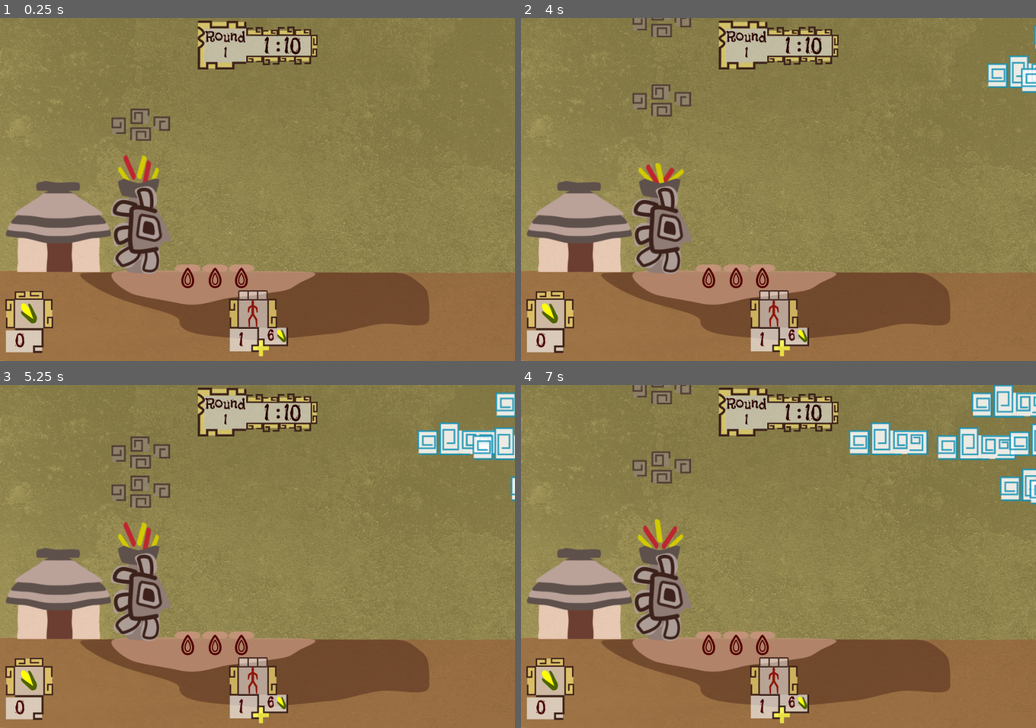
Above: before the commit, frames 1-4 (two rows, left to right).
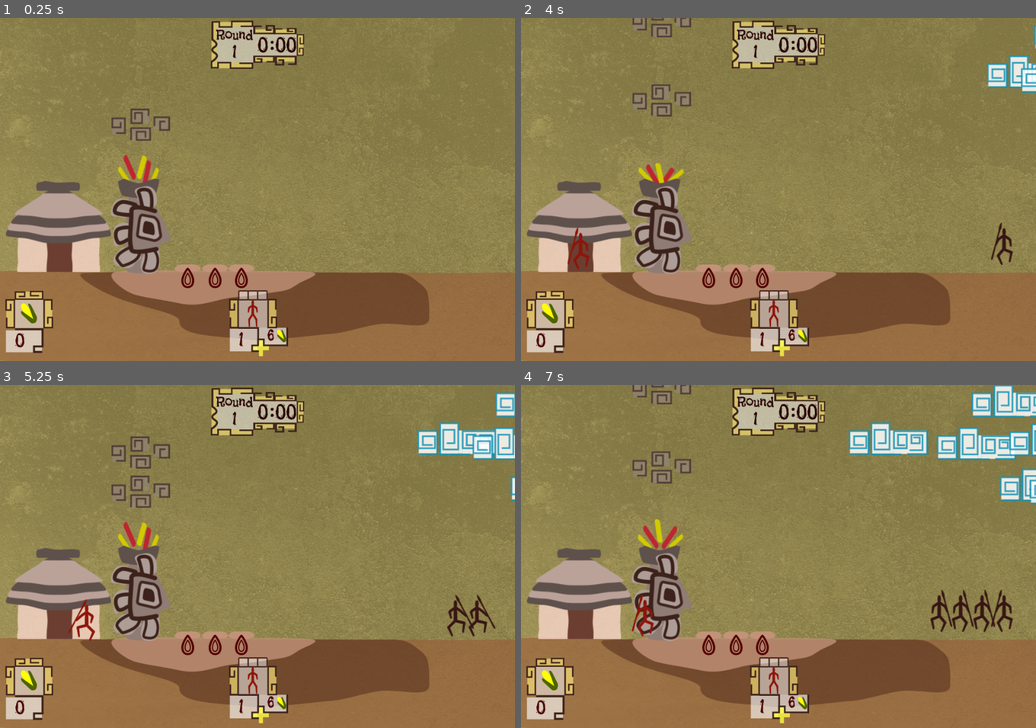
Above: after the commit, the same moments.

Repository: solivo/popol
Game: Godot game, scene res://main/Main.tscn
The game is run twice, just before and just after one commit, with the same random seed, the same clock (stepped at 60 frames per second) and the same inputs.
Inputs (mouse positions are in pixels of both pictures, inside the frame that each line leads up to):
- Up to frame 1 (0.25 s): no input
- Up to frame 2 (4 s): move the mouse to (891, 172) at 0.52 s; press the mouse at (891, 172) at 0.53 s; move the mouse to (675, 206) at 1.27 s; release the mouse at (675, 206) at 1.28 s; click (675, 206) at 1.35 s; move the mouse to (830, 114) at 2.02 s; press the mouse at (830, 114) at 2.03 s; move the mouse to (752, 258) at 2.77 s; release the mouse at (752, 258) at 2.78 s; click (752, 258) at 2.85 s; move the mouse to (933, 240) at 3.52 s; press the mouse at (933, 240) at 3.53 s
- Up to frame 3 (5.25 s): move the mouse to (103, 505) at 4.27 s; release the mouse at (103, 505) at 4.28 s; click (103, 505) at 4.35 s; move the mouse to (283, 556) at 5.02 s; press the mouse at (283, 556) at 5.03 s
- Up to frame 4 (7 s): move the mouse to (701, 470) at 5.77 s; release the mouse at (701, 470) at 5.78 s; click (701, 470) at 5.85 s; move the mouse to (891, 539) at 6.52 s; press the mouse at (891, 539) at 6.53 s

The runs differ from the first frame. In frame 1, 1.9% of the frame differs, in the area x 38-62%, y 0-16%; in frame 2, 2.2%; in frame 3, 2.4%; in frame 4, 2.8%, in the area x 21-96%, y 0-74%.

Commit message:
Round counter and battle code created

Diff:
--- a/main/Main.tscn
+++ b/main/Main.tscn
@@ -1,20 +1,24 @@
-[gd_scene load_steps=13 format=2]
+[gd_scene load_steps=14 format=2]
 
 [ext_resource path="res://world/World.tscn" type="PackedScene" id=1]
 [ext_resource path="res://scenes/gui/GUI.gd" type="Script" id=2]
-[ext_resource path="res://scenes/gui/assets/units_panel/units_panel.png" type="Texture" id=3]
-[ext_resource path="res://scenes/gui/assets/units_panel/progress_bar_empty.png" type="Texture" id=4]
-[ext_resource path="res://scenes/gui/assets/units_panel/progress_bar_inner.png" type="Texture" id=5]
-[ext_resource path="res://scenes/gui/assets/fonts/font_panel.tres" type="DynamicFont" id=6]
-[ext_resource path="res://scenes/gui/assets/fonts/font_cost_panel.tres" type="DynamicFont" id=7]
-[ext_resource path="res://scenes/gui/assets/corn_amount_panel/corn_amount_panel.png" type="Texture" id=8]
-[ext_resource path="res://scenes/gui/assets/round_panel/round_panel.png" type="Texture" id=9]
-[ext_resource path="res://scenes/gui/assets/fonts/Flavors-Regular.ttf" type="DynamicFontData" id=10]
-[ext_resource path="res://scenes/gui/assets/fonts/timer_round_font.tres" type="DynamicFont" id=11]
+[ext_resource path="res://scenes/gui/assets/round_panel/round_panel.png" type="Texture" id=3]
+[ext_resource path="res://scenes/gui/assets/fonts/Flavors-Regular.ttf" type="DynamicFontData" id=4]
+[ext_resource path="res://scenes/gui/assets/fonts/timer_round_font.tres" type="DynamicFont" id=5]
+[ext_resource path="res://scenes/gui/assets/units_panel/units_panel.png" type="Texture" id=6]
+[ext_resource path="res://scenes/gui/assets/units_panel/progress_bar_empty.png" type="Texture" id=7]
+[ext_resource path="res://scenes/gui/assets/units_panel/progress_bar_inner.png" type="Texture" id=8]
+[ext_resource path="res://scenes/gui/assets/fonts/font_panel.tres" type="DynamicFont" id=9]
+[ext_resource path="res://scenes/gui/assets/fonts/font_cost_panel.tres" type="DynamicFont" id=10]
+[ext_resource path="res://scenes/gui/assets/corn_amount_panel/corn_amount_panel.png" type="Texture" id=11]
 
 [sub_resource type="DynamicFont" id=1]
-size = 28
-font_data = ExtResource( 10 )
+size = 26
+font_data = ExtResource( 4 )
+
+[sub_resource type="DynamicFont" id=2]
+size = 35
+font_data = ExtResource( 4 )
 
 [node name="Node" type="Node"]
 
@@ -25,6 +29,99 @@
 anchor_right = 1.0
 anchor_bottom = 1.0
 script = ExtResource( 2 )
+
+[node name="RoundPanelContainer" type="MarginContainer" parent="GUI"]
+anchor_left = 0.5
+anchor_right = 0.5
+margin_left = -87.0
+margin_right = 87.0
+margin_bottom = 99.0
+custom_constants/margin_top = 5
+
+[node name="RoundPanel" type="TextureRect" parent="GUI/RoundPanelContainer"]
+margin_top = 5.0
+margin_right = 174.0
+margin_bottom = 99.0
+texture = ExtResource( 3 )
+
+[node name="RoundTitleLabel" type="Label" parent="GUI/RoundPanelContainer/RoundPanel"]
+anchor_top = 0.5
+anchor_bottom = 0.5
+margin_left = 7.50952
+margin_top = -38.0107
+margin_right = 82.5095
+margin_bottom = -1.01069
+custom_fonts/font = SubResource( 1 )
+custom_colors/font_color = Color( 0.156863, 0.00784314, 0.00784314, 1 )
+custom_constants/line_spacing = -9
+text = "Round"
+align = 1
+valign = 1
+
+[node name="RoundCountLabel" type="Label" parent="GUI/RoundPanelContainer/RoundPanel"]
+anchor_top = 0.5
+anchor_bottom = 0.5
+margin_left = 37.0064
+margin_top = -12.0
+margin_right = 51.0064
+margin_bottom = 27.0
+custom_fonts/font = SubResource( 2 )
+custom_colors/font_color = Color( 0.156863, 0.00784314, 0.00784314, 1 )
+custom_constants/line_spacing = -9
+text = "1"
+align = 1
+valign = 1
+
+[node name="SecondsLabel" type="Label" parent="GUI/RoundPanelContainer/RoundPanel"]
+anchor_top = 0.5
+anchor_bottom = 0.5
+margin_left = 103.0
+margin_top = -38.0107
+margin_right = 178.0
+margin_bottom = 34.4893
+custom_fonts/font = ExtResource( 5 )
+custom_colors/font_color = Color( 0.156863, 0.00784314, 0.00784314, 1 )
+custom_constants/line_spacing = -9
+text = "00"
+align = 1
+valign = 1
+
+[node name="MinutesLabel" type="Label" parent="GUI/RoundPanelContainer/RoundPanel"]
+anchor_top = 0.5
+anchor_bottom = 0.5
+margin_left = 60.0
+margin_top = -38.0107
+margin_right = 135.0
+margin_bottom = 34.4893
+custom_fonts/font = ExtResource( 5 )
+custom_colors/font_color = Color( 0.156863, 0.00784314, 0.00784314, 1 )
+custom_constants/line_spacing = -9
+text = "0"
+align = 1
+valign = 1
+
+[node name="SeparatorLabel" type="Label" parent="GUI/RoundPanelContainer/RoundPanel"]
+anchor_top = 0.5
+anchor_bottom = 0.5
+margin_left = 77.3438
+margin_top = -43.2294
+margin_right = 152.344
+margin_bottom = 29.2706
+custom_fonts/font = ExtResource( 5 )
+custom_colors/font_color = Color( 0.156863, 0.00784314, 0.00784314, 1 )
+custom_constants/line_spacing = -9
+text = ":"
+align = 1
+valign = 1
+
+[node name="CloudsController" type="Control" parent="GUI"]
+editor/display_folded = true
+anchor_right = 1.0
+anchor_bottom = 1.0
+margin_left = -0.540344
+margin_top = 0.540359
+margin_right = -0.540344
+margin_bottom = 0.540344
 
 [node name="MainPanel" type="HBoxContainer" parent="GUI"]
 editor/display_folded = true
@@ -40,13 +137,14 @@
 custom_constants/separation = 36
 
 [node name="MarginContainer" type="MarginContainer" parent="GUI/MainPanel"]
+editor/display_folded = true
 margin_right = 110.0
 margin_bottom = 116.0
 
 [node name="UnitsPanel" type="TextureRect" parent="GUI/MainPanel/MarginContainer"]
 margin_right = 110.0
 margin_bottom = 116.0
-texture = ExtResource( 3 )
+texture = ExtResource( 6 )
 
 [node name="TextureProgress" type="TextureProgress" parent="GUI/MainPanel/MarginContainer/UnitsPanel"]
 anchor_left = 0.5
@@ -111,109 +209,19 @@
 margin_top = -64.015
 margin_right = 44.2909
 margin_bottom = -15.015
-custom_fonts/font = ExtResource( 6 )
+custom_fonts/font = ExtResource( 9 )
 custom_colors/font_color = Color( 0.278431, 0.0156863, 0.0156863, 1 )
 text = "0"
 align = 1
-
-[node name="RoundPanelContainer" type="MarginContainer" parent="GUI"]
-anchor_left = 0.5
-anchor_right = 0.5
-margin_left = -112.0
-margin_right = 112.0
-margin_bottom = 99.0
-custom_constants/margin_top = 5
-
-[node name="RoundPanel" type="TextureRect" parent="GUI/RoundPanelContainer"]
-margin_top = 5.0
-margin_right = 224.0
-margin_bottom = 99.0
-texture = ExtResource( 9 )
-
-[node name="RoundTitleLabel" type="Label" parent="GUI/RoundPanelContainer/RoundPanel"]
-anchor_top = 0.5
-anchor_bottom = 0.5
-margin_left = 15.2886
-margin_top = -52.4652
-margin_right = 90.2886
-margin_bottom = 20.0348
-custom_fonts/font = SubResource( 1 )
-custom_colors/font_color = Color( 0.156863, 0.00784314, 0.00784314, 1 )
-custom_constants/line_spacing = -9
-text = "Round"
-align = 1
-valign = 1
-
-[node name="RoundCountLabel" type="Label" parent="GUI/RoundPanelContainer/RoundPanel"]
-anchor_top = 0.5
-anchor_bottom = 0.5
-margin_left = 14.8254
-margin_top = -22.8145
-margin_right = 89.8254
-margin_bottom = 49.6855
-custom_fonts/font = SubResource( 1 )
-custom_colors/font_color = Color( 0.156863, 0.00784314, 0.00784314, 1 )
-custom_constants/line_spacing = -9
-text = "1"
-align = 1
-valign = 1
-
-[node name="SecondsLabel" type="Label" parent="GUI/RoundPanelContainer/RoundPanel"]
-anchor_top = 0.5
-anchor_bottom = 0.5
-margin_left = 139.844
-margin_top = -36.7813
-margin_right = 214.844
-margin_bottom = 35.7187
-custom_fonts/font = ExtResource( 11 )
-custom_colors/font_color = Color( 0.156863, 0.00784314, 0.00784314, 1 )
-custom_constants/line_spacing = -9
-text = "10"
-align = 1
-valign = 1
-
-[node name="MinutesLabel" type="Label" parent="GUI/RoundPanelContainer/RoundPanel"]
-anchor_top = 0.5
-anchor_bottom = 0.5
-margin_left = 92.0
-margin_top = -36.7813
-margin_right = 167.0
-margin_bottom = 35.7187
-custom_fonts/font = ExtResource( 11 )
-custom_colors/font_color = Color( 0.156863, 0.00784314, 0.00784314, 1 )
-custom_constants/line_spacing = -9
-text = "1"
-align = 1
-valign = 1
-
-[node name="SeparatorLabel" type="Label" parent="GUI/RoundPanelContainer/RoundPanel"]
-anchor_top = 0.5
-anchor_bottom = 0.5
-margin_left = 113.851
-margin_top = -42.0
-margin_right = 188.851
-margin_bottom = 30.5
-custom_fonts/font = ExtResource( 11 )
-custom_colors/font_color = Color( 0.156863, 0.00784314, 0.00784314, 1 )
-custom_constants/line_spacing = -9
-text = ":"
-align = 1
-valign = 1
-
-[node name="CloudsController" type="Control" parent="GUI"]
-editor/display_folded = true
-anchor_right = 1.0
-anchor_bottom = 1.0
-margin_left = -0.540344
-margin_top = 0.540359
-margin_right = -0.540344
-margin_bottom = 0.540344
 [connection signal="corn_amount_changed" from="World" to="GUI" method="_on_World_corn_amount_changed"]
 [connection signal="progress_unit_creation_changed" from="World" to="GUI" method="_on_World_progress_unit_creation_changed"]
+[connection signal="round_changed" from="World" to="GUI" method="_on_World_round_changed"]
+[connection signal="round_minutes_changed" from="World" to="GUI" method="_on_World_round_minutes_changed"]
+[connection signal="round_seconds_changed" from="World" to="GUI" method="_on_World_round_seconds_changed"]
 [connection signal="units_amount_changed" from="World" to="GUI" method="_on_World_units_amount_changed"]
 [connection signal="cloud_area_clicked" from="GUI" to="World" method="_on_GUI_cloud_area_clicked"]
 [connection signal="unit_panel_pressed" from="GUI" to="World" method="_on_GUI_unit_panel_pressed"]
+[connection signal="gui_input" from="GUI/CloudsController" to="GUI" method="_on_CloudsController_gui_input"]
 [connection signal="gui_input" from="GUI/MainPanel/MarginContainer/UnitsPanel" to="GUI" method="_on_UnitsPanel_gui_input"]
-[connection signal="gui_input" from="GUI/CloudsController" to="GUI" method="_on_CloudsController_gui_input"]
 
 [editable path="World"]
--- a/scenes/building/Building.gd
+++ b/scenes/building/Building.gd
@@ -2,22 +2,34 @@
 
 #Human Units scenes
 var Gatherer = preload("res://scenes/human/gatherer/Gatherer.tscn")
+var Warrior = preload("res://scenes/human/warrior/Warrior.tscn")
 
 signal gatherer_created(gatherer)
 signal corn_stored
+signal units_changed(unit_type)
 
 #Units on the building
 export var units_avaliable : int = 1
 export var current_units : int = 1
+
 #flags
 var unit_created = false
 var unit_queue = []
 var task_queue = [] #Store each harvest signal
+var on_battle = false
 
 
+func _ready() -> void:
+	units_avaliable = current_units
+
 func _process(delta: float) -> void:
-	if task_queue.size() > 0 and units_avaliable:
-		var task_name = task_queue.pop_back()
+	if units_avaliable > 0:
+		var task_name
+		if not  on_battle:
+			if task_queue.size() > 0:
+				task_name = task_queue.pop_back()
+		else:
+			task_name = "battle"
 		process_task(task_name)
 
 
@@ -28,12 +40,18 @@
 func process_task(task_name):
 	if task_name == "harvest":
 		send_gatherer()
+	elif task_name == "battle":
+		send_warrior()
 
 func send_gatherer():
 	if units_avaliable > 0:
 		unit_queue.append("gatherer")
 		units_avaliable -= 1
 
+func send_warrior():
+	if units_avaliable > 0:
+		unit_queue.append("warrior")
+		units_avaliable -=1
 
 func spawn_unit(unit_name):
 	if unit_name == "gatherer":
@@ -42,6 +60,14 @@
 		add_child(gatherer)
 		emit_signal("gatherer_created", gatherer)
 
+	elif unit_name == "warrior":
+		var warrior = Warrior.instance()
+		warrior.position = $SpawningPoint.position
+		warrior.connect("unit_killed", self, "unit_killed")
+		add_child(warrior)
+
+func unit_killed(unit_type):
+	emit_signal("units_changed", unit_type) #Redirect signal to the world
 
 func _on_BuildingDoorArea_body_entered(body: PhysicsBody2D) -> void:
 	if body.is_in_group("farmer"):
@@ -54,10 +80,15 @@
 func _on_UnitSpawningTimer_timeout() -> void:
 	if unit_queue.size() > 0:
 		var unit_name = unit_queue.pop_back()
+		print(unit_name)
 		spawn_unit(unit_name)
-		print(unit_queue)
 
 
 func _on_World_unit_created() -> void:
 	#Create a new unit
 	units_avaliable += 1
+
+func _on_World_battle_started() -> void:
+	on_battle = true
+	unit_queue = [] #Reset unit_queue for the next spawnings
+	units_avaliable = current_units
--- a/scenes/cloud/medium_cloud/MediumCloud.tscn
+++ b/scenes/cloud/medium_cloud/MediumCloud.tscn
@@ -38,7 +38,7 @@
 [node name="MediumCloud" type="RigidBody2D" groups=[
 "cloud",
 ]]
-z_index = -1
+z_index = -20
 collision_layer = 2
 collision_mask = 4
 mass = 10.0
--- a/scenes/corn_plant/CornPlant.tscn
+++ b/scenes/corn_plant/CornPlant.tscn
@@ -19,8 +19,8 @@
 [ext_resource path="res://scenes/corn_plant/assets/plant_grow_15.png" type="Texture" id=17]
 [ext_resource path="res://scenes/corn_plant/assets/plant_grow_16.png" type="Texture" id=18]
 [ext_resource path="res://scenes/corn_plant/assets/plant_grow_17.png" type="Texture" id=19]
-[ext_resource path="res://scenes/corn_plant/assets/water_indicator_off.png" type="Texture" id=20]
-[ext_resource path="res://scenes/corn_plant/assets/water_indicator_on.png" type="Texture" id=21]
+[ext_resource path="res://scenes/corn_plant/assets/water_indicator_on.png" type="Texture" id=20]
+[ext_resource path="res://scenes/corn_plant/assets/water_indicator_off.png" type="Texture" id=21]
 
 [sub_resource type="RectangleShape2D" id=1]
 extents = Vector2( 24.904, 70.3134 )
@@ -38,25 +38,26 @@
 "speed": 0.0
 } ]
 
-[sub_resource type="SpriteFrames" id=4]
+[sub_resource type="SpriteFrames" id=3]
 animations = [ {
 "frames": [ ExtResource( 20 ) ],
 "loop": false,
-"name": "indicator_off",
-"speed": 1.0
+"name": "indicator_on",
+"speed": 2.0
 }, {
 "frames": [ ExtResource( 21 ) ],
 "loop": false,
-"name": "indicator_on",
-"speed": 2.0
+"name": "indicator_off",
+"speed": 1.0
 } ]
 
-[sub_resource type="RectangleShape2D" id=3]
+[sub_resource type="RectangleShape2D" id=4]
 extents = Vector2( 22.2388, 56.2887 )
 
 [node name="CornPlant" type="StaticBody2D" groups=[
 "corn_plant",
 ]]
+z_index = -10
 collision_layer = 2
 collision_mask = 2
 script = ExtResource( 1 )
@@ -74,7 +75,7 @@
 
 [node name="AnimatedSpriteIndicator" type="AnimatedSprite" parent="."]
 position = Vector2( 0, 85 )
-frames = SubResource( 4 )
+frames = SubResource( 3 )
 animation = "indicator_on"
 
 [node name="FarnerDetection" type="Area2D" parent="."]
--- a/scenes/gui/GUI.gd
+++ b/scenes/gui/GUI.gd
@@ -19,6 +19,19 @@
 
 func update_units_amount(current_units):
 	$MainPanel/MarginContainer/UnitsPanel/UnitsAmountLabel.text = str(current_units)
+
+func update_round_seconds(current_seconds):
+	if current_seconds < 10:
+		current_seconds = "0" +str(current_seconds)
+	else:
+		current_seconds = str(current_seconds)
+	$RoundPanelContainer/RoundPanel/SecondsLabel.text = str(current_seconds)
+
+func update_round_minutes(current_minutes):
+	$RoundPanelContainer/RoundPanel/MinutesLabel.text = str(current_minutes)
+
+func update_round_count(current_round):
+	$RoundPanelContainer/RoundPanel/RoundCountLabel.text = str(current_round)
 
 func _on_CloudsController_gui_input(event: InputEvent) -> void:
 	if event.is_action_pressed("mouse_click"):
@@ -42,3 +55,15 @@
 	$MainPanel/MarginContainer/UnitsPanel/TextureProgress.value = current_time
 	if current_time == duration:
 		$MainPanel/MarginContainer/UnitsPanel/TextureProgress.value = 0
+
+
+func _on_World_round_minutes_changed(current_minutes) -> void:
+	update_round_minutes(current_minutes)
+
+
+func _on_World_round_seconds_changed(current_seconds) -> void:
+	update_round_seconds(current_seconds)
+
+
+func _on_World_round_changed(current_round) -> void:
+	update_round_count(current_round)
--- a/scenes/gui/assets/fonts/timer_round_font.tres
+++ b/scenes/gui/assets/fonts/timer_round_font.tres
@@ -3,5 +3,5 @@
 [ext_resource path="res://scenes/gui/assets/fonts/Flavors-Regular.ttf" type="DynamicFontData" id=1]
 
 [resource]
-size = 45
+size = 42
 font_data = ExtResource( 1 )
--- a/scenes/human/enemy/warrior/WarriorEnemy.gd
+++ b/scenes/human/enemy/warrior/EnemyWarrior.gd
@@ -1,6 +1,7 @@
 extends Warrior
 
 func _ready() -> void:
+	unit_type = "enemy"
 	default_side = "left"
 	current_side = default_side
 	unit_target = "warrior"
--- a/scenes/human/enemy/warrior/WarriorEnemy.tscn
+++ b/scenes/human/enemy/warrior/WarriorEnemy.tscn
@@ -1,6 +1,6 @@
 [gd_scene load_steps=28 format=2]
 
-[ext_resource path="res://scenes/human/enemy/warrior/WarriorEnemy.gd" type="Script" id=1]
+[ext_resource path="res://scenes/human/enemy/warrior/EnemyWarrior.gd" type="Script" id=1]
 [ext_resource path="res://scenes/human/warrior/assets/warrior_dying_form1_9.png" type="Texture" id=2]
 [ext_resource path="res://scenes/human/enemy/warrior/assets/warrior_attacking_form1_1.png" type="Texture" id=3]
 [ext_resource path="res://scenes/human/enemy/warrior/assets/warrior_attacking_form1_2.png" type="Texture" id=4]
@@ -20,6 +20,8 @@
 [ext_resource path="res://scenes/human/enemy/warrior/assets/warrior_walking_3.png" type="Texture" id=18]
 [ext_resource path="res://scenes/human/enemy/warrior/assets/warrior_walking_4.png" type="Texture" id=19]
 
+
+
 [sub_resource type="Animation" id=1]
 resource_name = "warrior_attacking_left_1"
 length = 0.5
@@ -394,12 +396,12 @@
 
 [node name="RayCastRight" type="RayCast2D" parent="."]
 enabled = true
-cast_to = Vector2( 500, 0 )
+cast_to = Vector2( 700, 0 )
 collision_mask = 16
 
 [node name="RayCastLeft" type="RayCast2D" parent="."]
 enabled = true
-cast_to = Vector2( -500, 0 )
+cast_to = Vector2( -700, 0 )
 collision_mask = 16
 
 [node name="AttackArea" type="Area2D" parent="."]
--- a/scenes/human/warrior/Warrior.gd
+++ b/scenes/human/warrior/Warrior.gd
@@ -11,6 +11,7 @@
 var winning_factor = [true,false]
 
 var unit_target = "enemy" #Set enemy or warrior
+var unit_type = "ally" #Ally or Enemy
 var default_side = "right"
 
 #Flags
@@ -18,7 +19,7 @@
 var enemies_on_right = true
 var enemies_on_left = false
 
-signal warrior_killed
+signal unit_killed
 
 signal attack_executed(side) #Emit a signal to the near enemy
 signal fight_result(result) #Give a result form the atacck (win or defeat)
@@ -111,6 +112,7 @@
 		$AnimationPlayer.play("warrior_attacking_right_1")
 
 func kill_warrior():
+	emit_signal("unit_killed", unit_type)
 	if current_side == "right":
 		$AnimationPlayer.play("warrior_dying_right")
 	else:
--- a/scenes/human/warrior/Warrior.tscn
+++ b/scenes/human/warrior/Warrior.tscn
@@ -446,12 +446,12 @@
 
 [node name="RayCastRight" type="RayCast2D" parent="."]
 enabled = true
-cast_to = Vector2( 500, 0 )
+cast_to = Vector2( 700, 0 )
 collision_mask = 16
 
 [node name="RayCastLeft" type="RayCast2D" parent="."]
 enabled = true
-cast_to = Vector2( -500, 0 )
+cast_to = Vector2( -700, 0 )
 collision_mask = 16
 
 [node name="AttackArea" type="Area2D" parent="."]
--- a/world/World.gd
+++ b/world/World.gd
@@ -4,9 +4,16 @@
 var MediumCloud = preload("res://scenes/cloud/medium_cloud/MediumCloud.tscn")
 var CornPlant = preload("res://scenes/corn_plant/CornPlant.tscn")
 
+var EnemyWarrior = preload("res://scenes/human/enemy/warrior/WarriorEnemy.tscn")
 var ExpulsionEffect = preload("res://world/ExpulsionEffect.tscn")
 
 export var corns_harvested := 6 #Corn amount added by each farmer
+
+#Round variables
+export var current_round : = 1 #Initial round
+export var round_duration : = 3 #Rond duration in minutes
+var current_minutes : = round_duration
+var current_seconds : = 0
 
 #Current Resources
 var corn_amount := 0  #Initial corn amount
@@ -18,6 +25,10 @@
 #Units
 var current_units := 1
 
+#Enemies
+var total_enemies = 4 # Total enemies peer round
+var current_enemies
+var enemies_created = 0
 #Unit cost
 export var unit_cost : = 6
 
@@ -26,6 +37,7 @@
 var plant_2_created = false
 var plant_3_created = false
 
+var enemies_defeated = false
 var creating_unit = false
 
 #Signals
@@ -33,9 +45,13 @@
 signal corn_amount_changed(corn_amount)
 signal units_amount_changed(current_units)
 signal progress_unit_creation_changed(current_time, duration)
+signal round_minutes_changed(current_minutes)
+signal round_seconds_changed(current_seconds)
+signal round_changed(current_round)
 
 #Building
 signal unit_created
+signal battle_started
 
 # Called when the node enters the scene tree for the first time.
 func _ready() -> void:
@@ -45,6 +61,7 @@
 
 	#Set and start timers
 	$CloudSpawnTimer.start()
+	start_round()
 
 func _process(delta: float) -> void:
 	if not plant_1_created:
@@ -58,6 +75,23 @@
 		create_new_plant(3)
 		plant_3_created = true
 
+func start_round():
+	#Reset variables
+	current_minutes = round_duration
+	current_seconds = 0
+	#Update GUI
+	emit_signal("round_minutes_changed", current_minutes)
+	emit_signal("round_seconds_changed", current_seconds)
+	emit_signal("round_changed", current_round)
+	#Start timer
+	$RoundTimer.start()
+
+func start_battle():
+	$RoundTimer.stop()
+	emit_signal("battle_started") #Preparing the untis for spawninh warriors
+	current_enemies = total_enemies
+	enemies_created = 0
+	$EnemySpawningTimer.start()
 
 func create_new_plant( number_plant_pos ) -> void:
 		var corn_plant = CornPlant.instance()
@@ -77,6 +111,7 @@
 func create_new_unit():
 	emit_signal("unit_created")
 	current_units += 1
+	$Building.current_units = current_units
 	$Building.units_avaliable += 1 #Set units avaliable to made tasks
 	corn_amount -= unit_cost
 	$UnitCreationTimer.stop() #Reset
@@ -85,6 +120,26 @@
 	emit_signal("corn_amount_changed", corn_amount)
 	emit_signal("units_amount_changed", current_units)
 
+func create_enemy():
+	if enemies_created < total_enemies:
+		enemies_created += 1
+		var enemy = EnemyWarrior.instance()
+		enemy.connect("unit_killed", self, "units_changed")
+		enemy.position = $EnemySpawningPosition.position
+		add_child(enemy)
+
+func units_changed(unit_type):
+	if unit_type == "enemy":
+		total_enemies -= 1
+		if total_enemies <= 0:
+			print("Roud Win!!!")
+	if unit_type == "ally":
+		current_units -= 1
+		$Building.current_units = current_units
+		#Update GUI
+		emit_signal("units_amount_changed", current_units)
+		if current_units == 0:
+			print("Game Over!!!!")
 
 func _on_Building_corn_stored() -> void:
 	corn_amount += corns_harvested
@@ -121,3 +176,27 @@
 	emit_signal("progress_unit_creation_changed", unit_creation_current_time, unit_creation_duration)
 	if unit_creation_current_time >= unit_creation_duration:
 		create_new_unit()
+
+
+func _on_RoundTimer_timeout() -> void:
+	if current_seconds  <= 0:
+		current_seconds = 2
+		if current_minutes > 0:
+			current_minutes -= 1
+			emit_signal("round_minutes_changed", current_minutes)
+	elif current_seconds > 0:
+		current_seconds -= 1
+	#Update GUI
+	emit_signal("round_seconds_changed", current_seconds)
+	#Check if the round time is end
+	if current_seconds == 0 and current_minutes == 0:
+		print("Battle Started!")
+		start_battle()
+
+
+func _on_EnemySpawningTimer_timeout() -> void:
+	create_enemy()
+
+
+func _on_Building_units_changed(unit_type) -> void:
+	units_changed(unit_type)
--- a/world/World.tscn
+++ b/world/World.tscn
@@ -25,6 +25,7 @@
 
 [node name="World" type="Node2D"]
 script = ExtResource( 1 )
+round_duration = 0
 
 [node name="Background" type="Sprite" parent="."]
 z_index = -100
@@ -42,6 +43,7 @@
 shape = SubResource( 1 )
 
 [node name="CloudBorder" type="StaticBody2D" parent="."]
+editor/display_folded = true
 position = Vector2( 480, 320 )
 collision_layer = 2
 collision_mask = 2
@@ -60,6 +62,7 @@
 [node name="Ground" type="StaticBody2D" parent="."]
 editor/display_folded = true
 position = Vector2( 480, 560 )
+z_index = -99
 collision_layer = 2
 
 [node name="CollisionShape2D" type="CollisionShape2D" parent="Ground"]
@@ -82,6 +85,9 @@
 [node name="SpawningPlantPosition3" type="Position2D" parent="."]
 position = Vector2( 450, 400 )
 
+[node name="EnemySpawningPosition" type="Position2D" parent="."]
+position = Vector2( 900, 430 )
+
 [node name="CloudsSpawnPath" type="Path2D" parent="."]
 editor/display_folded = true
 curve = SubResource( 5 )
@@ -93,9 +99,17 @@
 [node name="CloudSpawnTimer" type="Timer" parent="."]
 
 [node name="UnitCreationTimer" type="Timer" parent="."]
+
+[node name="RoundTimer" type="Timer" parent="."]
+
+[node name="EnemySpawningTimer" type="Timer" parent="."]
+[connection signal="battle_started" from="." to="Building" method="_on_World_battle_started"]
 [connection signal="unit_created" from="." to="Building" method="_on_World_unit_created"]
 [connection signal="body_entered" from="CloudBorder/RainArea" to="CloudBorder" method="_on_RainArea_body_entered"]
 [connection signal="body_exited" from="CloudBorder/RainArea" to="CloudBorder" method="_on_RainArea_body_exited"]
 [connection signal="corn_stored" from="Building" to="." method="_on_Building_corn_stored"]
+[connection signal="units_changed" from="Building" to="." method="_on_Building_units_changed"]
 [connection signal="timeout" from="CloudSpawnTimer" to="." method="_on_CloudSpawnTimer_timeout"]
 [connection signal="timeout" from="UnitCreationTimer" to="." method="_on_UnitCreationTimer_timeout"]
+[connection signal="timeout" from="RoundTimer" to="." method="_on_RoundTimer_timeout"]
+[connection signal="timeout" from="EnemySpawningTimer" to="." method="_on_EnemySpawningTimer_timeout"]
Not shown: 4 places in main/Main.tscn that only renumber resources
Not shown: 1 places in scenes/corn_plant/CornPlant.tscn that only renumber resources
Binary file changed: scenes/gui/assets/round_panel/round_panel.png
